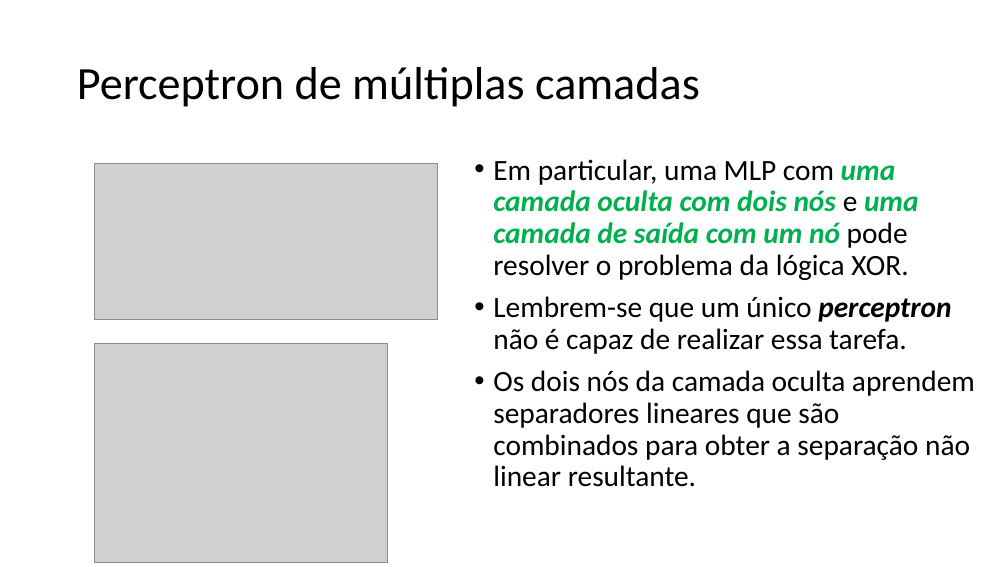
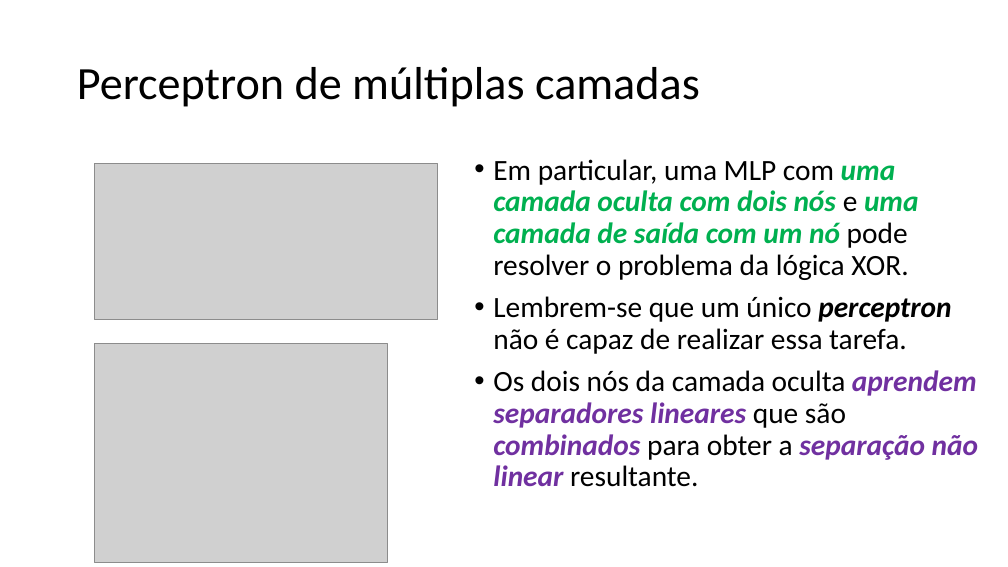
Before and after one commit to zz4fap/t320_aprendizado_de_maquina, a slide deck: slide 7 of slides/T320_Redes_Neurais_Artificiais (Parte II).pptx. Drawn at 1008x567 pixels with LibreOffice and Linux fonts; fonts in the diff are those of the drawing; grey boxes stand for pictures. Boxes give left, top, right and bottom in pixels: in the first picture for what was removed or moved away, otherwise in the second. Text is boxed around its words. In the diff, an @@ line names an element or a change of style, - is before the commit and + after.

```diff
--- a/slides/T320_Redes_Neurais_Artificiais (Parte II).pptx
+++ b/slides/T320_Redes_Neurais_Artificiais (Parte II).pptx
@@ text at (493, 370, 978, 487): text colour #000000 to #7030A0, bold on, italic on in "aprendem separadores lineares combinados separação não linea ..." @@
```
Also in this commit, not shown: 7 other slides changed, 1 other file.
